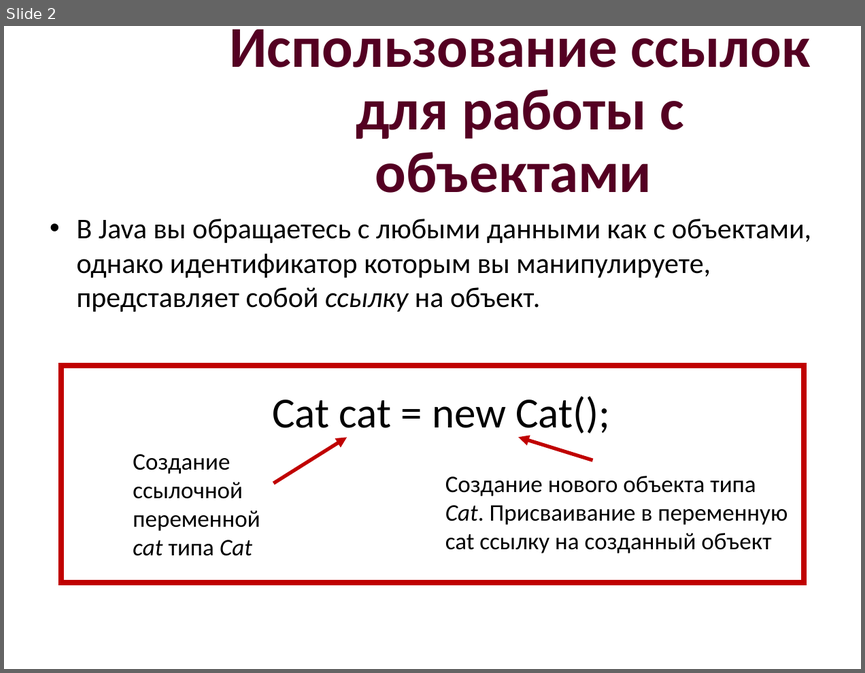
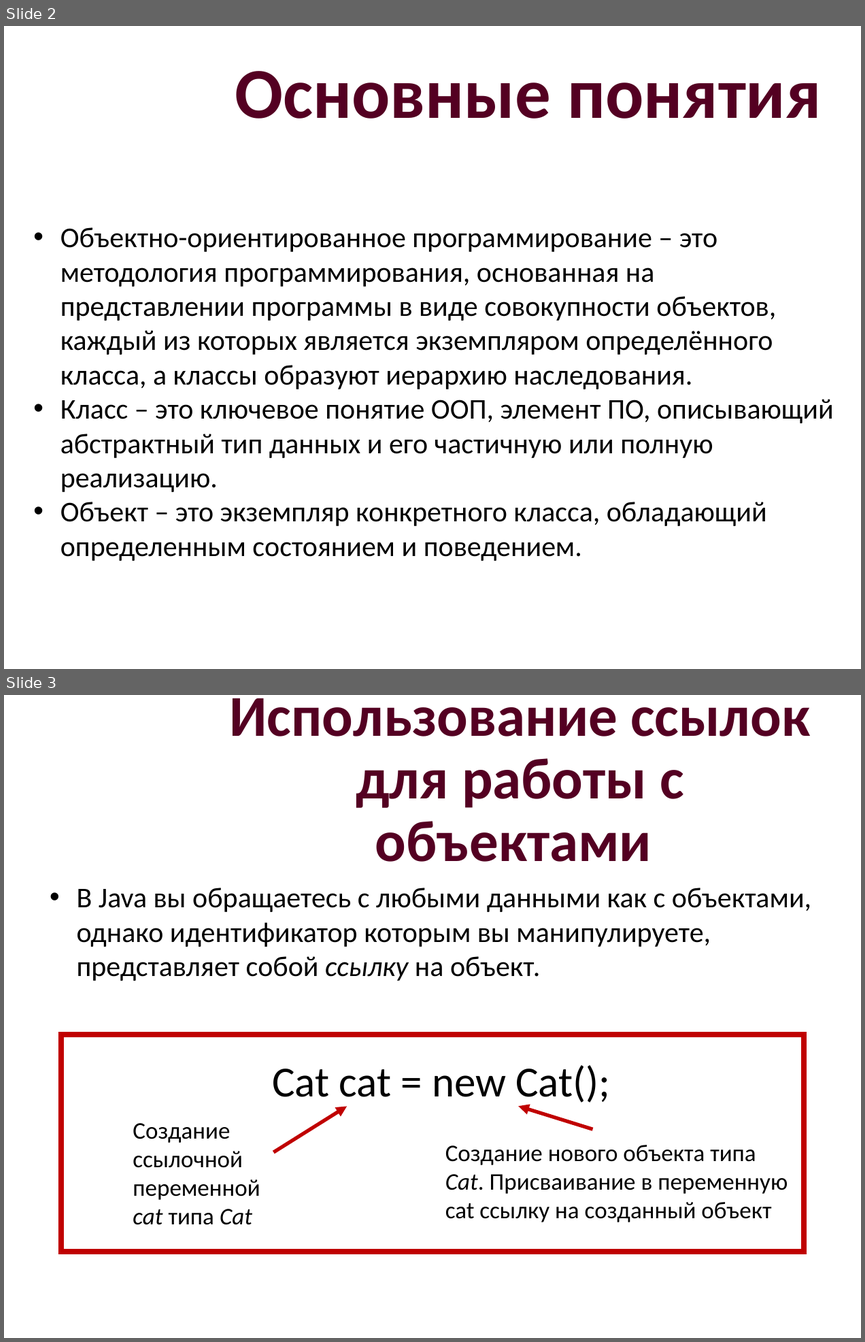
Before and after one commit to zarema98/JavaClassRoom, a slide deck: EverythingIsAnObject/EverythingIsAnObject.pptx. Shown one above the other, each under a label of ours: slide 2 before the commit, slides 2 and 3 after it. The pictures are 865x673 and 865x1342 pixels, drawn with LibreOffice and Linux fonts; fonts in the diff are those of the drawing; background and template pictures are left out. Boxes give left, top, right and bottom in pixels: in the first picture for what was removed or moved away, otherwise in the second. Text is boxed around its words. In the diff, an @@ line names an element or a change of style, - is before the commit and + after.

Commit message:
add presentations

```diff
--- a/EverythingIsAnObject/EverythingIsAnObject.pptx
+++ b/EverythingIsAnObject/EverythingIsAnObject.pptx
@@ slide 2 added at (4,26,861,669), background picture (left out) @@
@@ title added at (235,71,821,118), 60 pt, text #540022, bold @@
+Основные понятия
@@ text added at (60,227,834,560), 24 pt, text #000000 @@
+• Объектно-ориентированное программирование – это методология программирования, основанная на представлении программы в виде совокупности объектов, каждый из которых является экземпляром определённого класса, а классы образуют иерархию наследования.
+• Класс – это ключевое понятие ООП, элемент ПО, описывающий абстрактный тип данных и его частичную или полную реализацию.
+• Объект – это экземпляр конкретного класса, обладающий определенным состоянием и поведением.
@@ what was slide 2 is now slide 3 @@
```
Also in this commit, not shown: 9 other files.
